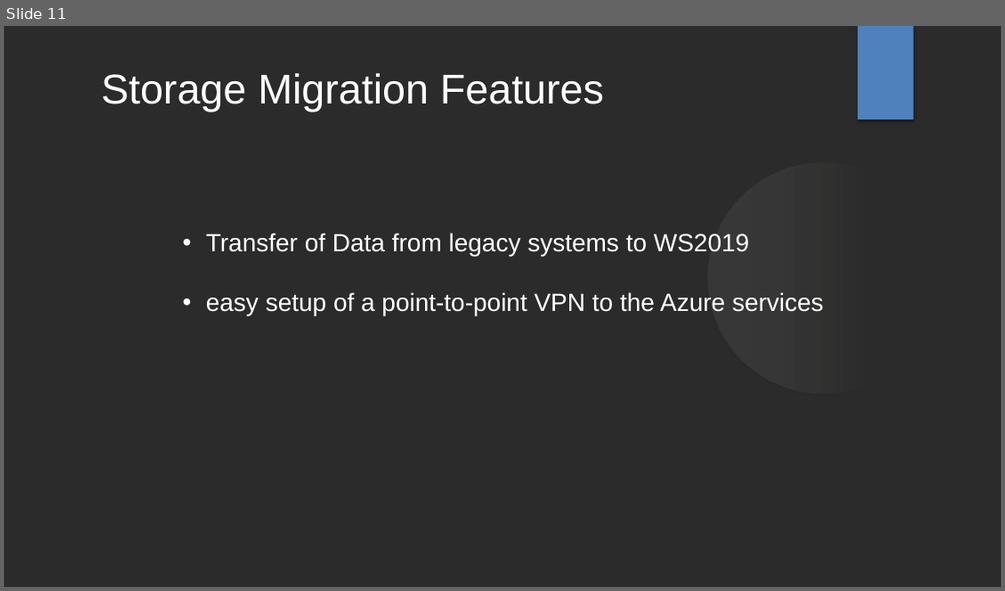
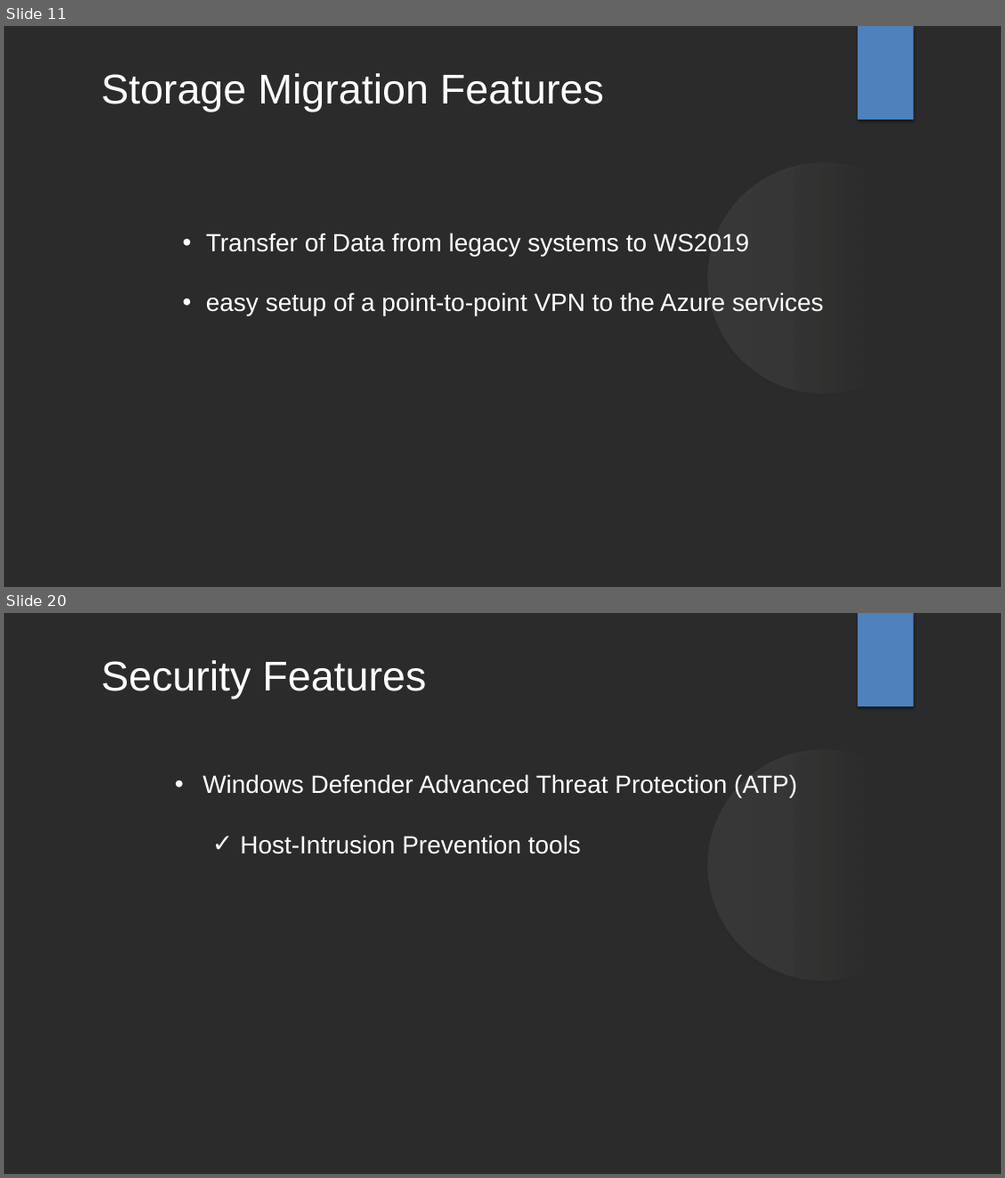
Before and after one commit to knight-coder-llc/net-403-ppt, a slide deck: Windows Server 2019.pptx. Shown one above the other, each under a label of ours: slide 11 before the commit, slides 11 and 20 after it; the slides between them are not shown. The pictures are 1005x591 and 1005x1178 pixels, drawn with LibreOffice and Linux fonts; fonts in the diff are those of the drawing; background and template pictures are left out; a plain dark background stands for a picture behind light text. Boxes give left, top, right and bottom in pixels: in the first picture for what was removed or moved away, otherwise in the second. Text is boxed around its words. In the diff, an @@ line names an element or a change of style, - is before the commit and + after.

```diff
--- a/Windows Server 2019.pptx
+++ b/Windows Server 2019.pptx
@@ slide 20 added at bbox=[4, 613, 1001, 1174], background picture (left out); not listed: 2 template elements that a slide beside it also shows @@
@@ text added at bbox=[101, 660, 426, 699], 40 pt, text #FFFFFF @@
+Security Features
@@ text added at bbox=[202, 774, 797, 854], 24 pt, text #FFFFFF @@
+• Windows Defender Advanced Threat Protection (ATP)
+  ✓ Host-Intrusion Prevention tools
```
Also in this commit, not shown: 3 slides changed, 28 other slides added, 1 slide removed.
